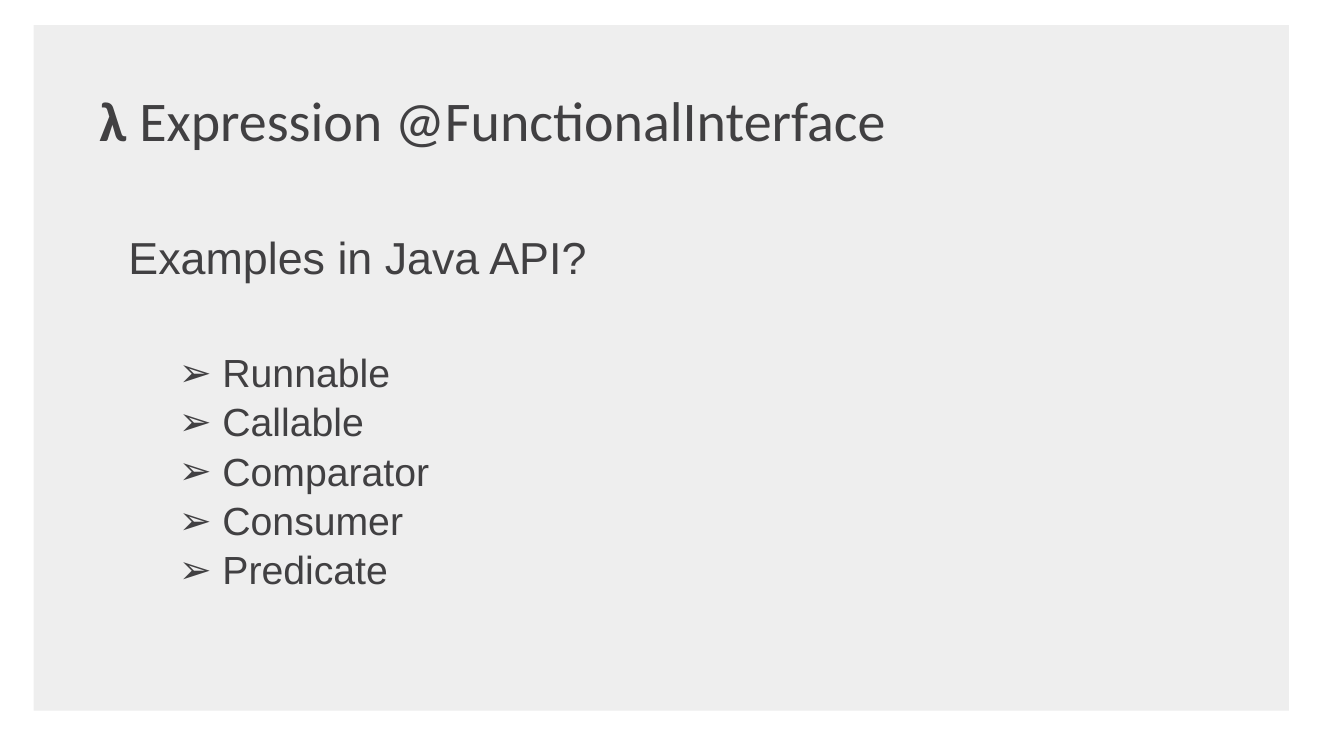
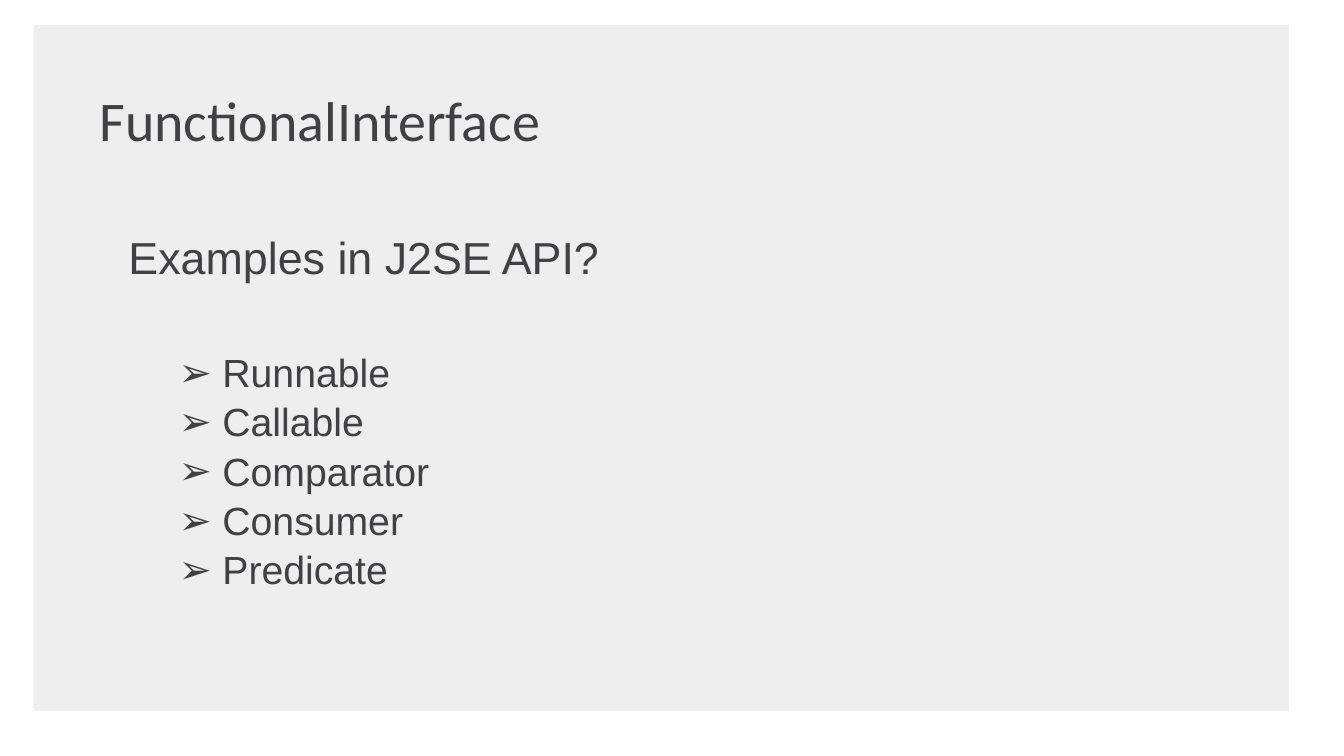
Before and after one commit to shaojie-xu-kp/Java8_lunch_learn, a slide deck: slide 12 of Java 8 & TDP.pptx (slide 10 before the commit). Drawn at 1344x756 pixels with LibreOffice and Linux fonts; fonts in the diff are those of the drawing; background and template pictures are left out. Boxes give left, top, right and bottom in pixels: in the first picture for what was removed or moved away, otherwise in the second. Text is boxed around its words. In the diff, an @@ line names an element or a change of style, - is before the commit and + after.

```diff
--- a/Java 8 & TDP.pptx
+++ b/Java 8 & TDP.pptx
@@ text at (99,102,539,142): text changed @@
-λ Expression @FunctionalInterface
+FunctionalInterface
@@ text at (128,241,599,283): text changed @@
-Examples in Java API?
+Examples in J2SE API?
```
Also in this commit, not shown: 6 other slides changed, 11 slides added, 2 slides removed.
